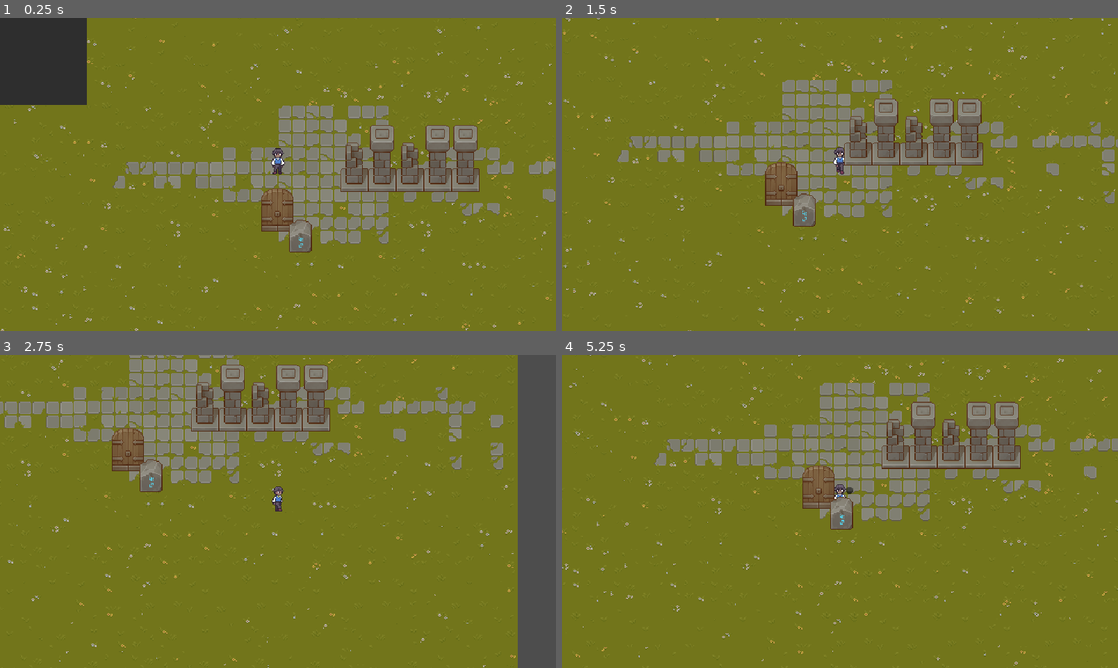
Above: before the commit, frames 1-4 (two rows, left to right).
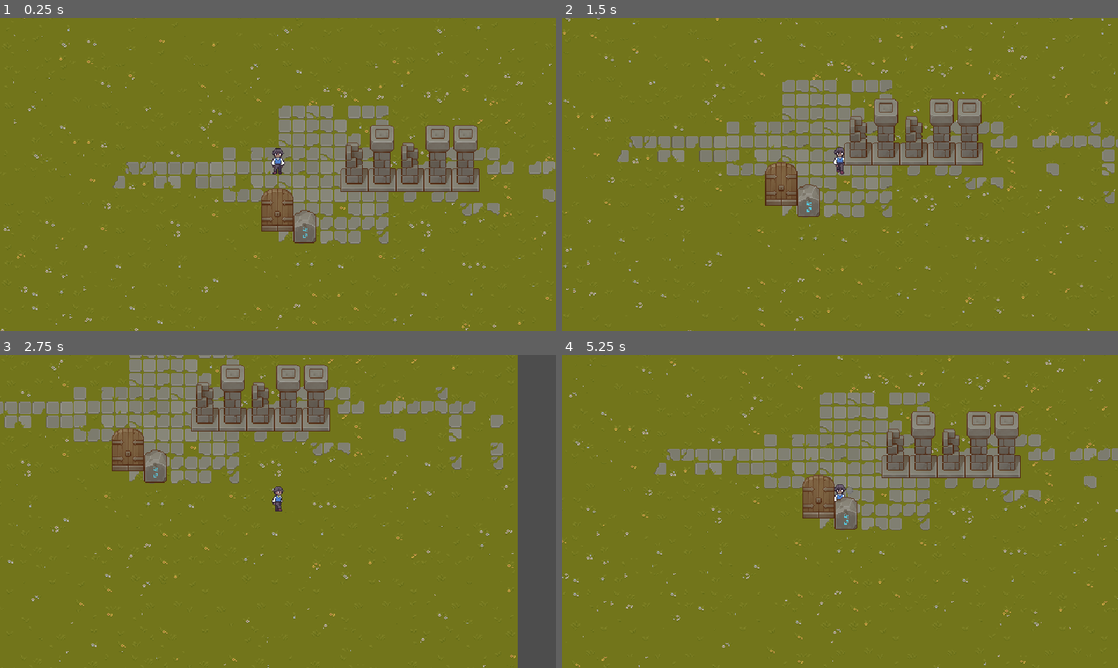
Above: after the commit, the same moments.

Repository: Torek39/mugodot
Game: Godot game, scene res://level/level.tscn
The game is run twice, just before and just after one commit, with the same random seed, the same clock (stepped at 60 frames per second) and the same inputs. This scene is started directly instead of the project's main scene.
Inputs (mouse positions are in pixels of both pictures, inside the frame that each line leads up to):
- Up to frame 1 (0.25 s): no input
- Up to frame 2 (1.5 s): move the mouse to (962, 158) at 0.52 s; hold D (move_right) 0.53-1.28 s; hold E (interact) 0.53-1.28 s; click (962, 158) at 0.67 s; move the mouse to (728, 190) at 1.27 s; hold S (move_down) from 1.28 s (still down); tap E (interact) at 1.35 s
- Up to frame 3 (2.75 s): move the mouse to (333, 442) at 2.02 s; release S (move_down) at 2.03 s; hold D (move_right) from 2.03 s (still down); hold E (interact) from 2.03 s (still down)
- Up to frame 4 (5.25 s): move the mouse to (812, 574) at 2.77 s; release D (move_right) at 2.78 s; release E (interact) at 2.78 s; hold W (move_up) 2.78-3.53 s; tap E (interact) at 2.85, 4.35 s; click (812, 574) at 2.92 s; move the mouse to (1006, 558) at 3.52 s; hold E (interact) 3.53-4.28 s; hold A (move_left) 3.53-5.03 s; move the mouse to (673, 464) at 4.27 s; move the mouse to (867, 511) at 5.02 s; hold S (move_down) from 5.03 s (still down); hold E (interact) from 5.03 s (still down); click (867, 511) at 5.17 s

The runs differ from the first frame. In frame 1, 4.7% of the frame differs, in the area x 0-57%, y 0-75%; in frame 2, 0.4%; in frame 3, 0.4%; in frame 4, 12%, in the area x 0-100%, y 0-100%.
Error before the commit: Invalid access to property or key 'pressed' on a base object of type 'null instance'. (res://puzzle_console.gd:25)

Commit message:
initial commit

Diff:
--- a/Global.gd
+++ b/Global.gd
@@ -1,4 +1,4 @@
 extends Node
 
-var door_open: bool = false
-var input_blocked: bool = false
+var input_blocked := false
+var door_open := false
--- a/door.gd
+++ b/door.gd
@@ -1,25 +1,17 @@
-# door.gd
 extends StaticBody2D
-class_name Door
 
-@onready var sprite: AnimatedSprite2D = $AnimatedSprite2D
+@onready var animated_sprite: AnimatedSprite2D = $AnimatedSprite2D
 @onready var collision_shape: CollisionShape2D = $CollisionShape2D
-
-var is_open: bool = false
 
 func interact(_player = null) -> void:
 	if Global.door_open:
-		open()
+		print("Дверь открылась")
+		# Здесь можно добавить анимацию или звук, если нужно
 	else:
 		print("Дверь заперта")
 
 func open() -> void:
-	if is_open:
-		return
-	# Простое изменение кадра или запуск анимации
-	if sprite:
-		# допустим, frame 1 = открыт
-		sprite.frame = 1
-	if collision_shape:
-		collision_shape.disabled = true
-	is_open = true
+	if animated_sprite:
+		animated_sprite.frame = 1  # Переключаем на кадр открытой двери (адаптируй, если frames другие)
+	collision_shape.disabled = true  # Отключаем коллайдер, чтобы пройти
+	print("Дверь разблокирована")
--- /dev/null
+++ b/golem.tscn
@@ -0,0 +1,112 @@
+[gd_scene load_steps=16 format=3 uid="uid://b37ol2k5sbxih"]
+
+[ext_resource type="Texture2D" uid="uid://bhl2abuukrtbs" path="res://Golem.png" id="1_mmnug"]
+
+[sub_resource type="AtlasTexture" id="AtlasTexture_uo40p"]
+atlas = ExtResource("1_mmnug")
+region = Rect2(0, 0, 64, 64)
+
+[sub_resource type="AtlasTexture" id="AtlasTexture_m6pht"]
+atlas = ExtResource("1_mmnug")
+region = Rect2(64, 0, 64, 64)
+
+[sub_resource type="AtlasTexture" id="AtlasTexture_i6v8o"]
+atlas = ExtResource("1_mmnug")
+region = Rect2(128, 0, 64, 64)
+
+[sub_resource type="AtlasTexture" id="AtlasTexture_sodic"]
+atlas = ExtResource("1_mmnug")
+region = Rect2(192, 0, 64, 64)
+
+[sub_resource type="AtlasTexture" id="AtlasTexture_gcfva"]
+atlas = ExtResource("1_mmnug")
+region = Rect2(256, 0, 64, 64)
+
+[sub_resource type="AtlasTexture" id="AtlasTexture_pqi2h"]
+atlas = ExtResource("1_mmnug")
+region = Rect2(320, 0, 64, 64)
+
+[sub_resource type="AtlasTexture" id="AtlasTexture_b1won"]
+atlas = ExtResource("1_mmnug")
+region = Rect2(0, 64, 64, 64)
+
+[sub_resource type="AtlasTexture" id="AtlasTexture_rdugg"]
+atlas = ExtResource("1_mmnug")
+region = Rect2(64, 64, 64, 64)
+
+[sub_resource type="AtlasTexture" id="AtlasTexture_yyqq1"]
+atlas = ExtResource("1_mmnug")
+region = Rect2(128, 64, 64, 64)
+
+[sub_resource type="AtlasTexture" id="AtlasTexture_jv851"]
+atlas = ExtResource("1_mmnug")
+region = Rect2(192, 64, 64, 64)
+
+[sub_resource type="AtlasTexture" id="AtlasTexture_566kv"]
+atlas = ExtResource("1_mmnug")
+region = Rect2(256, 64, 64, 64)
+
+[sub_resource type="AtlasTexture" id="AtlasTexture_547jx"]
+atlas = ExtResource("1_mmnug")
+region = Rect2(320, 64, 64, 64)
+
+[sub_resource type="SpriteFrames" id="SpriteFrames_a08m4"]
+animations = [{
+"frames": [{
+"duration": 1.0,
+"texture": SubResource("AtlasTexture_uo40p")
+}, {
+"duration": 1.0,
+"texture": SubResource("AtlasTexture_m6pht")
+}, {
+"duration": 1.0,
+"texture": SubResource("AtlasTexture_i6v8o")
+}, {
+"duration": 1.0,
+"texture": SubResource("AtlasTexture_sodic")
+}, {
+"duration": 1.0,
+"texture": SubResource("AtlasTexture_gcfva")
+}, {
+"duration": 1.0,
+"texture": SubResource("AtlasTexture_pqi2h")
+}, {
+"duration": 1.0,
+"texture": SubResource("AtlasTexture_b1won")
+}, {
+"duration": 1.0,
+"texture": SubResource("AtlasTexture_rdugg")
+}, {
+"duration": 1.0,
+"texture": SubResource("AtlasTexture_yyqq1")
+}, {
+"duration": 1.0,
+"texture": SubResource("AtlasTexture_jv851")
+}, {
+"duration": 1.0,
+"texture": SubResource("AtlasTexture_566kv")
+}, {
+"duration": 1.0,
+"texture": SubResource("AtlasTexture_547jx")
+}],
+"loop": true,
+"name": &"stay",
+"speed": 6.0
+}]
+
+[sub_resource type="CapsuleShape2D" id="CapsuleShape2D_mhhok"]
+radius = 12.0
+height = 54.0
+
+[node name="golem" type="Node2D"]
+
+[node name="AnimatedSprite2D" type="AnimatedSprite2D" parent="."]
+sprite_frames = SubResource("SpriteFrames_a08m4")
+animation = &"stay"
+frame = 8
+frame_progress = 0.15855615
+
+[node name="CollisionShape2D" type="CollisionShape2D" parent="AnimatedSprite2D"]
+position = Vector2(0, 11)
+rotation = 1.5707964
+shape = SubResource("CapsuleShape2D_mhhok")
--- a/level/level.tscn
+++ b/level/level.tscn
@@ -1,11 +1,11 @@
 [gd_scene load_steps=7 format=4 uid="uid://cr2kjodec7ifa"]
 
 [ext_resource type="TileSet" uid="uid://dtxdjjgyoh7yr" path="res://level/grass.tres" id="1_7lnir"]
-[ext_resource type="PackedScene" uid="uid://dynt5tiinbilb" path="res://node_2d.tscn" id="2_5gx2l"]
+[ext_resource type="PackedScene" uid="uid://dynt5tiinbilb" path="res://player.tscn" id="2_5gx2l"]
 [ext_resource type="TileSet" uid="uid://m6i0v0pubm42" path="res://level/props.tres" id="3_qohg2"]
 [ext_resource type="PackedScene" uid="uid://b2rnvo3ytnylu" path="res://door.tscn" id="4_vkbyq"]
 [ext_resource type="PackedScene" uid="uid://dv20g75xtxwav" path="res://stone.tscn" id="5_ktfr2"]
-[ext_resource type="PackedScene" uid="uid://cov01i3u0hi0n" path="res://puzzle_console.tscn" id="6_44x8d"]
+[ext_resource type="PackedScene" uid="uid://7frunctr6s7h" path="res://window.tscn" id="6_44x8d"]
 
 [node name="level" type="Node"]
 
@@ -26,7 +26,8 @@
 [node name="door" parent="." instance=ExtResource("4_vkbyq")]
 position = Vector2(0, 44)
 
-[node name="root" parent="." instance=ExtResource("6_44x8d")]
+[node name="Stone" parent="." instance=ExtResource("5_ktfr2")]
+position = Vector2(31, 59)
+window_path = NodePath("../window")
 
-[node name="Stone" parent="." instance=ExtResource("5_ktfr2")]
-position = Vector2(26, 70)
+[node name="window" parent="." instance=ExtResource("6_44x8d")]
--- a/player.gd
+++ b/player.gd
@@ -1,4 +1,3 @@
-# player.gd
 extends CharacterBody2D
 
 @onready var animated_sprite: AnimatedSprite2D = $AnimatedSprite2D
@@ -15,21 +14,19 @@
 	interact_hint.visible = false
 
 func _physics_process(_delta: float) -> void:
-	# если консоль открыта — блокируем движение
 	if Global.input_blocked:
 		return
+
 	var direction = Input.get_vector("move_left", "move_right", "move_up", "move_down")
 	velocity = direction * SPEED
 	move_and_slide()
 	update_animation(direction)
 
 func _input(event) -> void:
-	# Если глобально заблокирован ввод — игнорируем нажатия
 	if Global.input_blocked:
 		return
 
-	# Обработка взаимодействия
-	if event.is_action_pressed("interact") or (event is InputEventScreenTouch and event.pressed):
+	if event.is_action_pressed("interact"):
 		_handle_interact()
 
 func _handle_interact() -> void:
@@ -55,11 +52,9 @@
 		new_animation = "run"
 		should_flip_h = direction.x < 0
 
-	if animated_sprite.animation != new_animation or should_flip_h != animated_sprite.flip_h or previous_direction != direction:
+	if animated_sprite.animation != new_animation or should_flip_h != animated_sprite.flip_h:
 		animated_sprite.play(new_animation)
 		animated_sprite.flip_h = should_flip_h
-
-	previous_direction = direction
 
 func _on_interaction_area_entered(area: Area2D) -> void:
 	var target = area.get_parent()
@@ -77,6 +72,5 @@
 	interact_hint.visible = _interactables.size() > 0
 
 func current_interactable() -> Node:
-	# очистка невалидных ссылок
 	_interactables = _interactables.filter(func(x): return is_instance_valid(x))
 	return _interactables.back() if _interactables else null
--- a/node_2d.tscn
+++ b/player.tscn
@@ -209,3 +209,6 @@
 offset_top = -0.010000229
 offset_right = 15.0
 offset_bottom = 7.99
+theme_override_font_sizes/font_size = 14
+text = "E"
+scroll_v_scroll_speed = 43.0
--- a/project.godot
+++ b/project.godot
@@ -11,7 +11,7 @@
 [application]
 
 config/name="Code Dungeon"
-run/main_scene="res://node_2d.tscn"
+run/main_scene="res://player.tscn"
 config/features=PackedStringArray("4.5", "Forward Plus")
 config/icon="res://icon.svg"
 
--- a/stone.gd
+++ b/stone.gd
@@ -1,24 +1,13 @@
 extends StaticBody2D
 
-@export var puzzle_console_scene: PackedScene
+@export var window_path: NodePath
 
 func interact(_player = null) -> void:
-	if puzzle_console_scene == null:
-		push_error("Puzzle console scene not assigned")
-		return
-	var console_node = puzzle_console_scene.instantiate()
-	get_tree().root.add_child(console_node)
-	console_node.call_deferred("setup",
-        """door_open = False
-if door_open:
-    print("Дверь открылась")
-else:
-    print("Дверь не реагирует")
-""",
-		"door_open = True",
-		func():
-			Global.door_open = true
-			var door = get_tree().root.get_node("/root/level/door")
-			if door and door.has_method("open"):
-				door.open()
-)
+	var controller = get_node_or_null(window_path)
+	if controller:
+		if controller.has_method("open_window"):
+			controller.open_window()
+		else:
+			print("window controller has no open_window() at path:", window_path)
+	else:
+		print("window controller not found at path:", window_path)
--- /dev/null
+++ b/window.gd
@@ -0,0 +1,106 @@
+extends Node2D
+
+@export var door_node_path: NodePath = NodePath("door")
+
+@onready var popup := $Window
+@onready var code_edit := popup.get_node_or_null("Camera2D/TextEdit")
+
+const LOCKED_SIZE := Vector2(640, 360)
+
+var run_button: Button = null
+var close_button: Button = null
+
+func _ready() -> void:
+	if popup == null:
+		printerr("window.gd: узел Window не найден")
+		return
+
+	if popup is Control:
+		popup.size = LOCKED_SIZE
+		popup.min_size = LOCKED_SIZE
+
+	_find_buttons()
+
+	if run_button:
+		run_button.pressed.connect(_on_run_pressed)
+
+	if close_button:
+		close_button.pressed.connect(_on_close_pressed)
+
+	# Корректное подключение сигнала в Godot 4
+	if popup.has_signal("close_requested"):
+		var call = Callable(self, "_on_window_close_requested")
+		if not popup.is_connected("close_requested", call):
+			popup.connect("close_requested", call)
+
+	popup.hide()
+
+func open_window() -> void:
+	Global.input_blocked = true
+	popup.show()
+	if code_edit:
+		code_edit.grab_focus()
+
+func _on_close_pressed() -> void:
+	_close()
+
+func _on_window_close_requested() -> void:
+	_close()
+
+func _close() -> void:
+	popup.hide()
+	Global.input_blocked = false
+
+func _on_run_pressed() -> void:
+	if not code_edit:
+		return
+
+	if _check_code(code_edit.text):
+		_unlock_door()
+		_close()
+	else:
+		code_edit.text += "\n# Дверь не реагирует"
+
+func _check_code(text: String) -> bool:
+	for line in text.split("\n"):
+		var s := line.strip_edges().to_lower()
+		if s.begins_with("door_open") and "=" in s:
+			var rhs := s.split("=")[1].strip_edges()
+			if rhs == "true":
+				return true
+	return false
+
+func _unlock_door() -> void:
+	Global.door_open = true  # Выставляем флаг двери
+	var level = get_tree().get_current_scene()
+	if not level:
+		return
+	var door = level.get_node_or_null(door_node_path)
+	if door and door.has_method("open"):
+		door.open()  # Разблокируем дверь
+
+func _find_buttons() -> void:
+	var buttons: Array[Button] = []
+	_collect_buttons(popup, buttons)
+
+	if buttons.is_empty():
+		printerr("window.gd: кнопки не найдены")
+		return
+
+	for b in buttons:
+		if b.name.to_lower().contains("run"):
+			run_button = b
+		elif b.name.to_lower().contains("close"):
+			close_button = b
+
+	if run_button == null:
+		run_button = buttons[0]
+
+	if close_button == null and buttons.size() > 1:
+		close_button = buttons[1]
+
+func _collect_buttons(node: Node, out: Array) -> void:
+	for child in node.get_children():
+		if child is Button:
+			out.append(child)
+		_collect_buttons(child, out)
--- /dev/null
+++ b/window.tscn
@@ -0,0 +1,50 @@
+[gd_scene load_steps=2 format=3 uid="uid://7frunctr6s7h"]
+
+[ext_resource type="Script" uid="uid://gnyeqfeil7fq" path="res://window.gd" id="1_mvsta"]
+
+[node name="window_controller" type="Node2D"]
+position = Vector2(0, 35)
+script = ExtResource("1_mvsta")
+
+[node name="Window" type="Window" parent="."]
+oversampling_override = 1.0
+position = Vector2i(0, 36)
+size = Vector2i(250, 282)
+
+[node name="Camera2D" type="Camera2D" parent="Window"]
+offset = Vector2(125, 141)
+
+[node name="TextEdit" type="TextEdit" parent="Window/Camera2D"]
+anchors_preset = -1
+anchor_left = 0.5
+anchor_top = 0.5
+anchor_right = 0.5
+anchor_bottom = 0.5
+offset_right = 250.0
+offset_bottom = 250.0
+grow_horizontal = 2
+grow_vertical = 2
+size_flags_horizontal = 4
+size_flags_vertical = 4
+text = "door_open = False
+
+if door_open:
+    print(\"Дверь открылась\")
+else:
+    print(\"Дверь не реагирует\")
+"
+
+[node name="Close" type="Button" parent="Window"]
+offset_top = 251.0
+offset_right = 50.0
+offset_bottom = 282.0
+text = "Close"
+
+[node name="Run" type="Button" parent="Window"]
+offset_left = 53.0
+offset_top = 251.0
+offset_right = 92.0
+offset_bottom = 282.0
+text = "Run"
+
+[connection signal="close_requested" from="Window" to="." method="_on_window_close_requested"]
Binary file added: Golem.png
Not shown, added: Golem.png.import
Not shown, added: window.gd.uid
